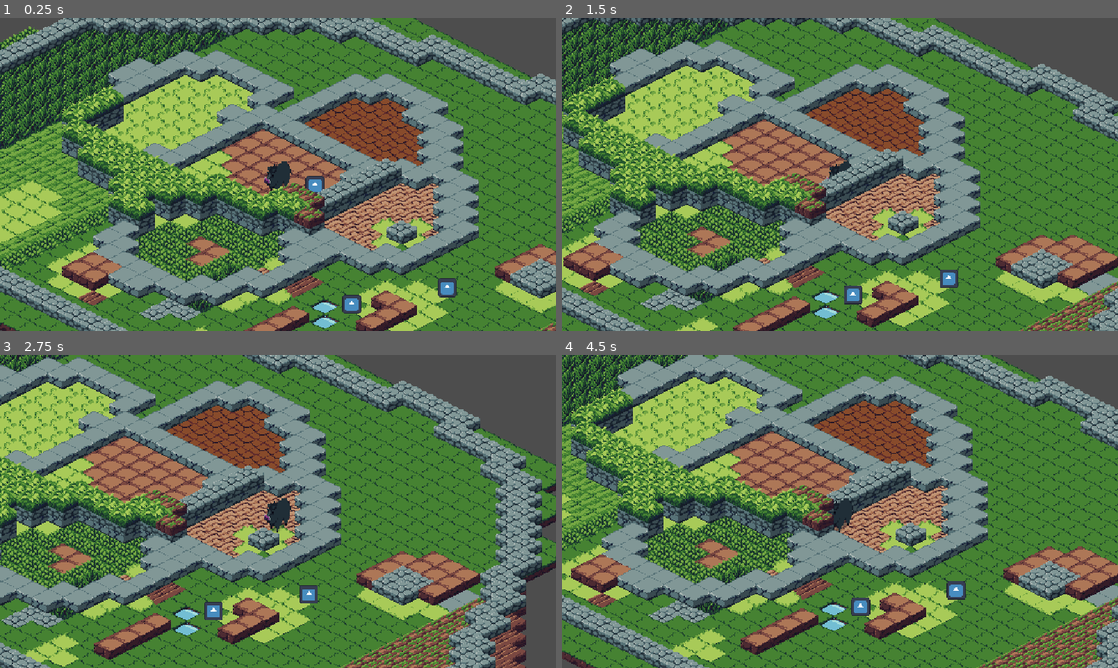
Above: before the commit, frames 1-4 (two rows, left to right).
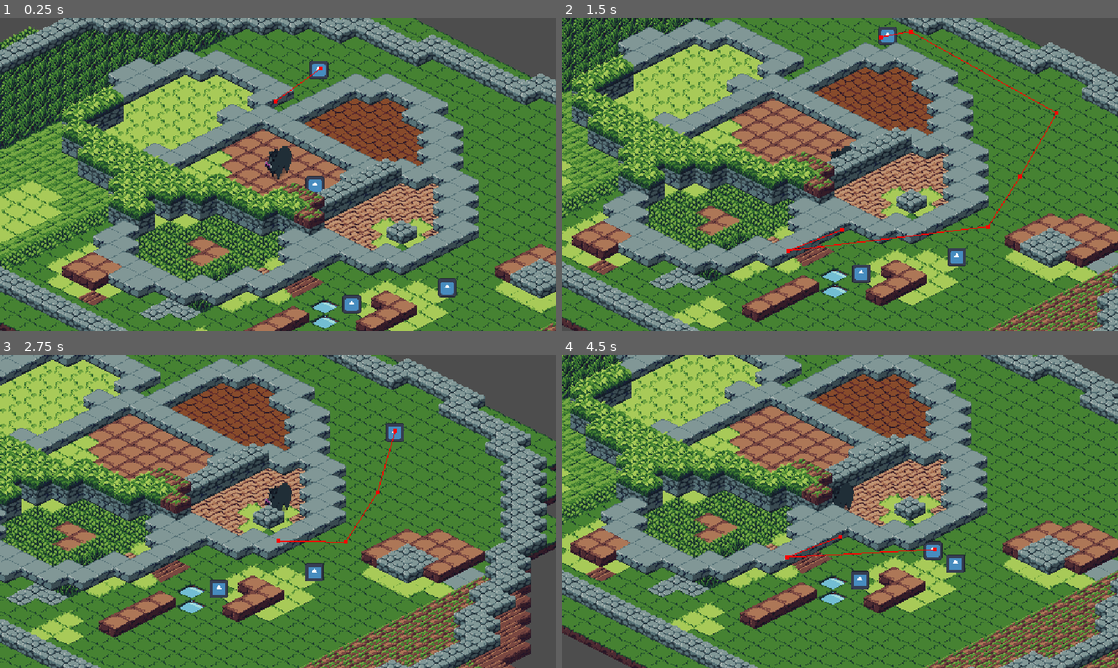
Above: after the commit, the same moments.

Repository: WatDuhHekBro/SGDA-Jam-S24
Game: Godot game, scene res://maps/test.tscn
The game is run twice, just before and just after one commit, with the same random seed, the same clock (stepped at 60 frames per second) and the same inputs. The engine's default icon, where the game draws it, is replaced by a stand-in: a white triangle on a blue panel in a dark square.
Inputs:
- Up to frame 1 (0.25 s): no input
- Up to frame 2 (1.5 s): hold Right (ui_right) 0.53-1.28 s; tap E (action-wallphase) at 0.6 s; tap R (action-timejump) at 0.77 s; hold Down (ui_down) from 1.28 s (still down); tap F (action-wallrun) at 1.35 s
- Up to frame 3 (2.75 s): tap R (action-timejump) at 1.52 s; release Down (ui_down) at 2.03 s; hold Right (ui_right) from 2.03 s (still down); tap E (action-wallphase) at 2.1 s
- Up to frame 4 (4.5 s): release Right (ui_right) at 2.78 s; hold Up (ui_up) 2.78-3.53 s; tap F (action-wallrun) at 2.85, 4.35 s; tap R (action-timejump) at 3.02, 3.77 s; hold Left (ui_left) from 3.53 s (still down); tap E (action-wallphase) at 3.6 s

The runs differ from the first frame. In frame 1, 0.6% of the frame differs, in the area x 47-60%, y 13-56%; in frame 2, 73%; in frame 3, 69%; in frame 4, 75%, in the area x 0-100%, y 0-100%.

Commit message:
brainstorming polygonmesh for ai pathfinding

Diff:
--- a/maps/test.tscn
+++ b/maps/test.tscn
@@ -8,10 +8,10 @@
 [ext_resource type="PackedScene" uid="uid://dus1nai686kk8" path="res://objects/items/crystal_wallphase.tscn" id="6_ds2tn"]
 [ext_resource type="PackedScene" uid="uid://do63xl4amjqwy" path="res://objects/enemy.tscn" id="7_h6sh6"]
 
-[sub_resource type="NavigationPolygon" id="NavigationPolygon_ok3ap"]
-vertices = PackedVector2Array(-170, 47, -166, 48, -186, 58, -186, 70, -182, 71, -211, 86, -357, -65, -204, -66, -199, -64, -218, -57, -357, -53, -217, -25, -197, -17, -204, -14, -238, -119, -180, -89, -204, -80, -364, -70, -218, -44, -211, -40, -217, -38, -171, 30, -166, 32, -170, 34, -405, -29, -409, -31, -260, 107, -441, 16, -422, 8, -204, -2, -166, 15, -171, 18, -422, -4, -425, -6, -405, -17)
-polygons = Array[PackedInt32Array]([PackedInt32Array(0, 1, 2), PackedInt32Array(3, 4, 5), PackedInt32Array(6, 7, 8, 9, 10), PackedInt32Array(11, 12, 13), PackedInt32Array(14, 15, 16, 6, 17), PackedInt32Array(18, 19, 20, 10), PackedInt32Array(21, 22, 23), PackedInt32Array(24, 25, 10), PackedInt32Array(26, 27, 28), PackedInt32Array(29, 30, 31), PackedInt32Array(32, 33, 34), PackedInt32Array(6, 16, 7), PackedInt32Array(10, 9, 18), PackedInt32Array(32, 34, 10, 20, 11, 26, 28), PackedInt32Array(34, 24, 10), PackedInt32Array(29, 31, 21, 5), PackedInt32Array(5, 26, 11, 13, 29), PackedInt32Array(5, 21, 23, 2), PackedInt32Array(2, 3, 5), PackedInt32Array(2, 23, 0)])
-outlines = Array[PackedVector2Array]([PackedVector2Array(-432, 1, -465, 16, -261, 119, -207, 95, -160, 72, -176, 64, -141, 47, -160, 40, -144, 32, -161, 24, -145, 15, -194, -8, -174, -18, -207, -32, -190, -41, -208, -50, -173, -65, -194, -73, -157, -89, -237, -131, -387, -72, -367, -60, -433, -32, -415, -23, -445, -7)])
+[sub_resource type="NavigationPolygon" id="NavigationPolygon_ycq6a"]
+vertices = PackedVector2Array(279, 131, 355, 110, 342, 177, 269, 214, 17, 245, 194, 7, 177, -62, 380, -2, 360, 82, 287, 61, 230, 90, 185, 81, -155, 26, -172, 95, -236, 119, -447, 13, -377, -64, -184, -2, 148, -126, 106, -107, 57, 90, 230, 102, -56, 131, -3, -76, -17, -103, 56, 89, -213, -60, -198, -149, -89, -139)
+polygons = Array[PackedInt32Array]([PackedInt32Array(0, 1, 2, 3, 4), PackedInt32Array(5, 6, 7, 8, 9), PackedInt32Array(5, 9, 10, 11), PackedInt32Array(12, 13, 14, 15, 16, 17), PackedInt32Array(18, 7, 6, 19), PackedInt32Array(20, 11, 10, 21, 4, 22), PackedInt32Array(19, 23, 24, 18), PackedInt32Array(21, 0, 4), PackedInt32Array(22, 25, 20), PackedInt32Array(22, 4, 14, 13), PackedInt32Array(26, 17, 16), PackedInt32Array(26, 16, 27, 28), PackedInt32Array(28, 27, 18), PackedInt32Array(24, 28, 18)])
+outlines = Array[PackedVector2Array]([PackedVector2Array(104, -96, 168, -56, 184, 8, 176, 72, 56, 80, -56, 120, -160, 88, -240, 128, 16, 256, 144, 248, 112, 160, 80, 152, 104, 120, 144, 144, 112, 160, 144, 248, 352, 184, 368, 96, 280, 120, 240, 96, 288, 72, 368, 96, 392, -8, 152, -136, -200, -160, -384, -72, -464, 16, -240, 128, -160, 88, -144, 24, -176, -8, -200, -56, -88, -128, -24, -96, -8, -64)])
 source_geometry_group_name = &"navigation_polygon_source_group"
 
 [node name="Test" type="Node2D"]
@@ -83,7 +83,7 @@
 z_index = 1
 
 [node name="NavigationRegion2D" type="NavigationRegion2D" parent="."]
-navigation_polygon = SubResource("NavigationPolygon_ok3ap")
+navigation_polygon = SubResource("NavigationPolygon_ycq6a")
 
 [node name="CrystalWallrun" parent="." instance=ExtResource("4_03w3i")]
 position = Vector2(38, 11)
@@ -95,5 +95,5 @@
 position = Vector2(175, 117)
 
 [node name="Enemy" parent="." instance=ExtResource("7_h6sh6")]
-position = Vector2(-301, -60)
+position = Vector2(25, -114)
 collision_layer = 1
--- a/objects/enemy.gd
+++ b/objects/enemy.gd
@@ -1,6 +1,6 @@
 extends CharacterBody2D
 
-const SPEED: float = 50.0
+const SPEED: float = 150.0
 @export var is_aggressive = false
 @onready var nav: NavigationAgent2D = $NavigationAgent2D
 var is_seeking = false
--- a/objects/enemy.tscn
+++ b/objects/enemy.tscn
@@ -3,12 +3,12 @@
 [ext_resource type="Script" path="res://objects/enemy.gd" id="1_hxnli"]
 [ext_resource type="Texture2D" uid="uid://chviflssqlny8" path="res://assets/godot.svg" id="2_jyc14"]
 
-[sub_resource type="RectangleShape2D" id="RectangleShape2D_xiqk4"]
+[sub_resource type="CircleShape2D" id="CircleShape2D_e4w5n"]
 
 [sub_resource type="CircleShape2D" id="CircleShape2D_g4fck"]
 radius = 164.514
 
-[sub_resource type="RectangleShape2D" id="RectangleShape2D_ier50"]
+[sub_resource type="CircleShape2D" id="CircleShape2D_dbcow"]
 
 [node name="Enemy" type="CharacterBody2D"]
 collision_layer = 2
@@ -19,7 +19,7 @@
 texture = ExtResource("2_jyc14")
 
 [node name="CollisionShape2D" type="CollisionShape2D" parent="."]
-shape = SubResource("RectangleShape2D_xiqk4")
+shape = SubResource("CircleShape2D_e4w5n")
 
 [node name="NavigationAgent2D" type="NavigationAgent2D" parent="."]
 path_postprocessing = 1
@@ -38,7 +38,7 @@
 
 [node name="CollisionShape2D" type="CollisionShape2D" parent="KillArea"]
 scale = Vector2(1.2, 1.2)
-shape = SubResource("RectangleShape2D_ier50")
+shape = SubResource("CircleShape2D_dbcow")
 
 [connection signal="body_entered" from="DetectionArea" to="." method="_on_detection_area_body_entered"]
 [connection signal="body_exited" from="DetectionArea" to="." method="_on_detection_area_body_exited"]
--- a/objects/player.tscn
+++ b/objects/player.tscn
@@ -1,11 +1,11 @@
-[gd_scene load_steps=4 format=3 uid="uid://7qwoc7r1ih8"]
+[gd_scene load_steps=5 format=3 uid="uid://7qwoc7r1ih8"]
 
 [ext_resource type="Script" path="res://objects/player.gd" id="1_5f28u"]
 [ext_resource type="Texture2D" uid="uid://bd17fk4ooebco" path="res://assets/isometric-test/critters/boar/boar_SW_idle_3.png" id="2_xvwpe"]
 
-[sub_resource type="CapsuleShape2D" id="CapsuleShape2D_a28up"]
-radius = 6.28789
-height = 53.9276
+[sub_resource type="CircleShape2D" id="CircleShape2D_s6s3b"]
+
+[sub_resource type="CircleShape2D" id="CircleShape2D_v7im4"]
 
 [node name="Player" type="CharacterBody2D"]
 y_sort_enabled = true
@@ -13,14 +13,14 @@
 script = ExtResource("1_5f28u")
 
 [node name="Sprite2D" type="Sprite2D" parent="."]
+position = Vector2(1, -16)
 scale = Vector2(1, 1.53125)
 texture = ExtResource("2_xvwpe")
 
 [node name="CollisionShape2D" type="CollisionShape2D" parent="."]
-position = Vector2(1.78814e-07, 15)
+position = Vector2(2.98023e-07, -8)
 rotation = 1.05767
-scale = Vector2(0.84309, -0.354867)
-shape = SubResource("CapsuleShape2D_a28up")
+shape = SubResource("CircleShape2D_s6s3b")
 
 [node name="AuxiliaryCollisionArea" type="Area2D" parent="CollisionShape2D"]
 position = Vector2(4.76837e-07, -4.76837e-07)
@@ -34,7 +34,7 @@
 rotation = 1.00969
 scale = Vector2(0.466, -0.5)
 skew = 0.0933187
-shape = SubResource("CapsuleShape2D_a28up")
+shape = SubResource("CircleShape2D_v7im4")
 
 [node name="Camera2D" type="Camera2D" parent="."]
 
